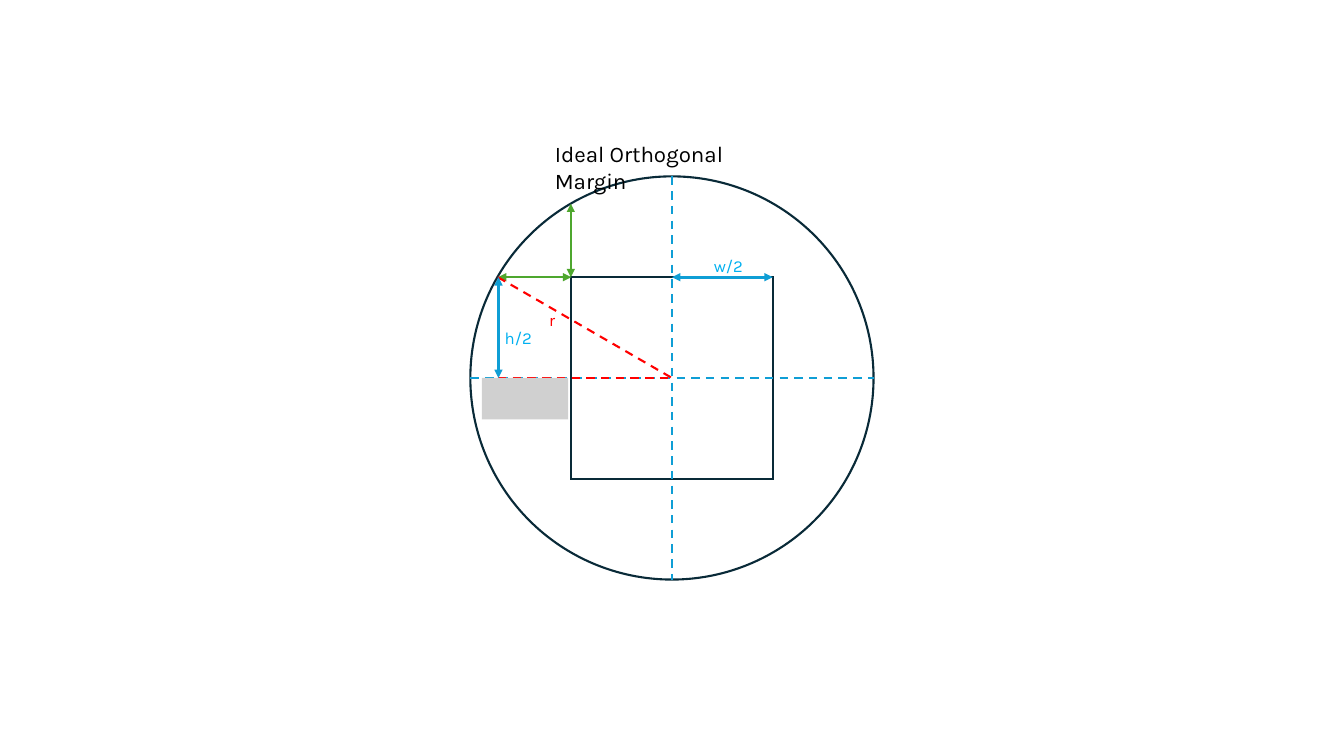
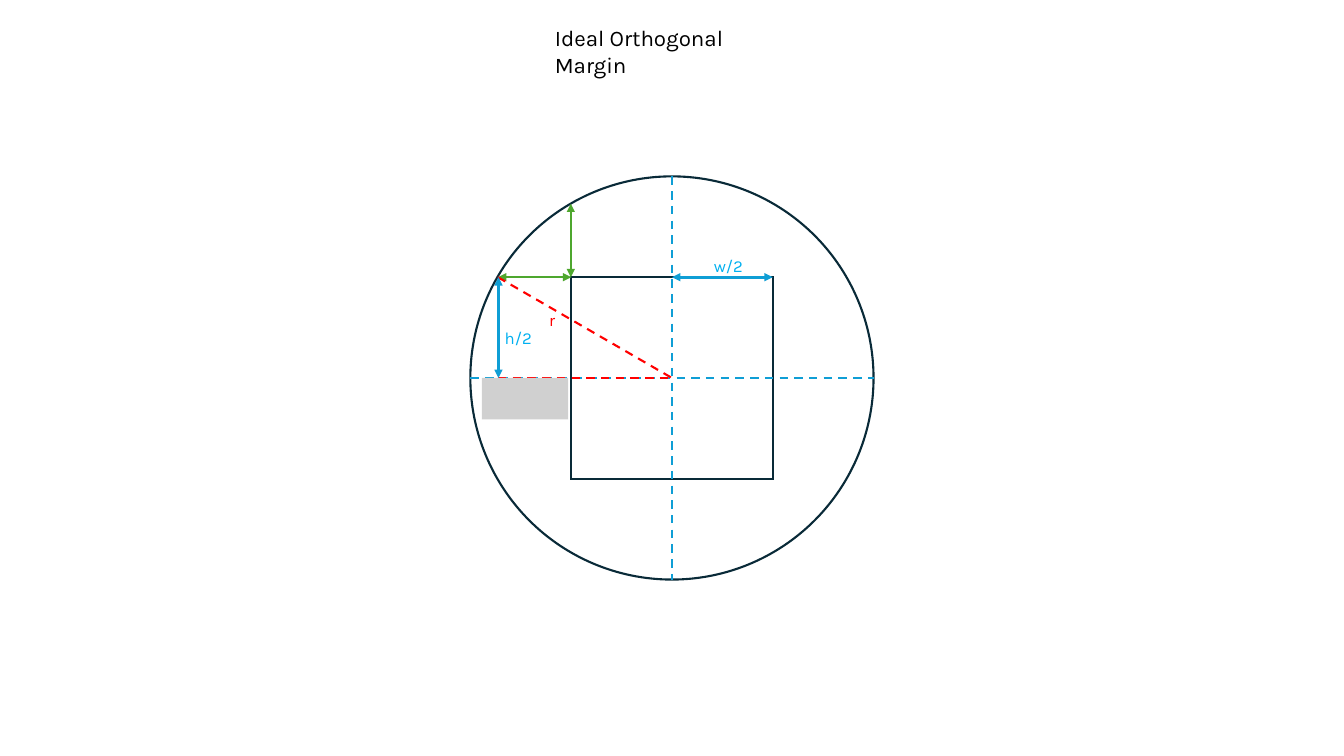
Before and after one commit to GregSal/StructureRelations, a slide deck: slide 1 of src/Images/Box_in_Circle/Box_in_Circle.pptx. Drawn at 1344x756 pixels with LibreOffice and Linux fonts; fonts in the diff are those of the drawing; grey boxes stand for pictures. Boxes give left, top, right and bottom in pixels: in the first picture for what was removed or moved away, otherwise in the second. Text is boxed around its words. In the diff, an @@ line names an element or a change of style, - is before the commit and + after.

```diff
--- a/src/Images/Box_in_Circle/Box_in_Circle.pptx
+++ b/src/Images/Box_in_Circle/Box_in_Circle.pptx
@@ text "Ideal Orthogonal Margin": place and size @@
-text "Ideal Orthogonal Margin" at (555, 146, 723, 196)
+text "Ideal Orthogonal Margin" at (555, 30, 723, 79)
```
Also in this commit, not shown: 4 other slides changed, 3 slides added, 6 other files.
